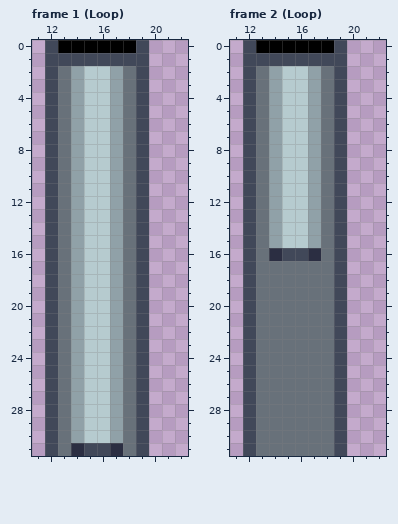
A pixel-art file gets an edit: Assets/Objects/DoorWallMetal.ase. This is how it looked before the edit.
32x32 pixels, 3 frames. Shown: frame 1 (Loop): x 11..22, y 0..31; frame 2 (Loop): x 11..22, y 0..31.
After the commit:
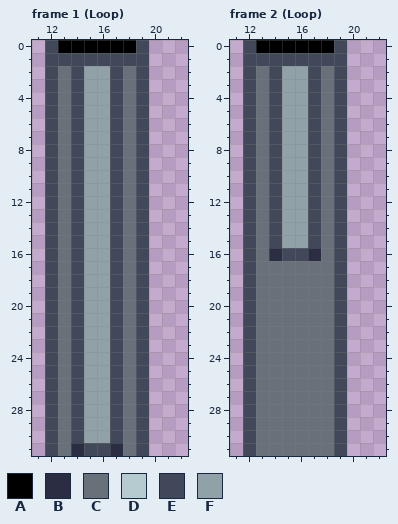
Palette (. is transparent): A #000000  B #2b2e42  C #68717a  D #b6cbcf  E #414859  F #90a1a8
From old to new:
Changed rows in their new state; - is an unchanged pixel.
Frame 1 (Loop):
first column x 14:
 2 EFFE
 3 EFFE
 4 EFFE
 5 EFFE
 6 EFFE
 7 EFFE
 8 EFFE
 9 EFFE
10 EFFE
11 EFFE
12 EFFE
13 EFFE
14 EFFE
15 EFFE
16 EFFE
17 EFFE
18 EFFE
19 EFFE
20 EFFE
21 EFFE
22 EFFE
23 EFFE
24 EFFE
25 EFFE
26 EFFE
27 EFFE
28 EFFE
29 EFFE
30 EFFE
Frame 2 (Loop):
first column x 14:
 2 EFFE
 3 EFFE
 4 EFFE
 5 EFFE
 6 EFFE
 7 EFFE
 8 EFFE
 9 EFFE
10 EFFE
11 EFFE
12 EFFE
13 EFFE
14 EFFE
15 EFFE
Changed places in both pictures, as pixel boxes (x1, y1, x2, y2):
changed: (71, 66, 123, 443)
changed: (269, 66, 321, 248)
